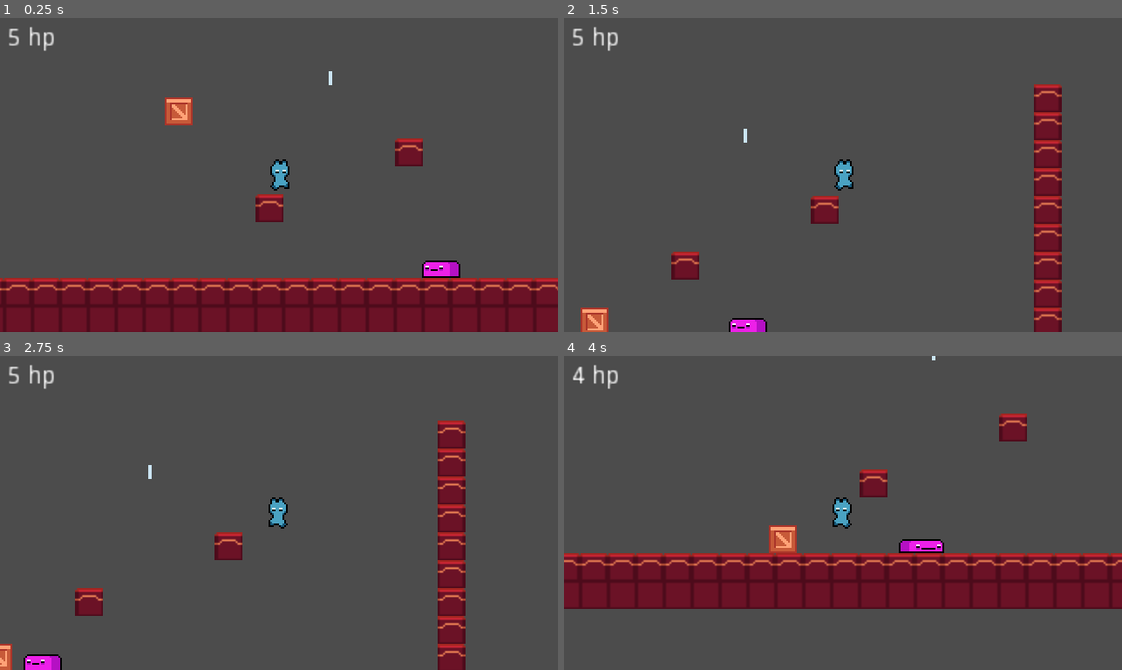
Above: before the commit, frames 1-4 (two rows, left to right).
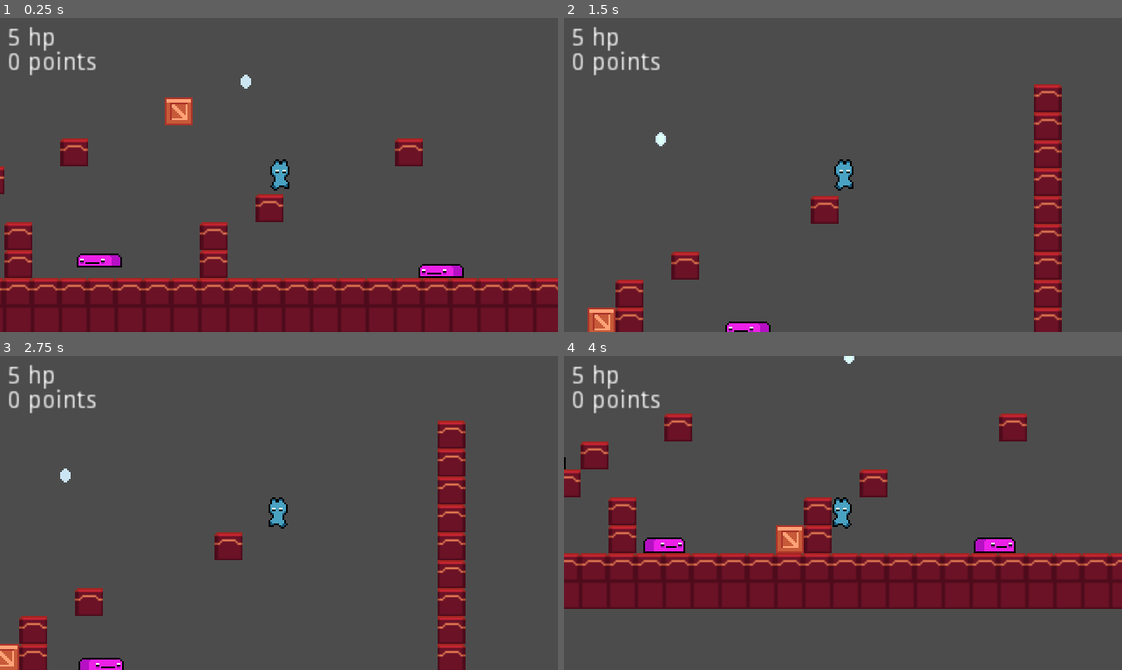
Above: after the commit, the same moments.

Repository: 1drturtle/gamedev
Game: Godot game, scene res://Game.tscn
The game is run twice, just before and just after one commit, with the same random seed, the same clock (stepped at 60 frames per second) and the same inputs.
Inputs:
- Up to frame 1 (0.25 s): no input
- Up to frame 2 (1.5 s): hold Right (ui_right) from 0.53 s (still down); tap Up (ui_up) at 0.77 s
- Up to frame 3 (2.75 s): tap Up (ui_up) at 1.52 s; release Right (ui_right) at 2.03 s; hold Left (ui_left) from 2.03 s (still down)
- Up to frame 4 (4 s): keep holding Left (ui_left); tap Up (ui_up) at 3.02, 3.77 s

The runs differ from the first frame. In frame 1, 3.3% of the frame differs, in the area x 0-84%, y 10-83%; in frame 2, 1.8%; in frame 3, 1.9%; in frame 4, 4.9%, in the area x 0-81%, y 0-63%.

Commit message:
stuff

Diff:
--- /dev/null
+++ b/Coin.gd
@@ -0,0 +1,6 @@
+extends Area2D
+
+
+func _on_Coin_body_entered(body):
+	body.score += 1
+	queue_free()
--- /dev/null
+++ b/Coin.tscn
@@ -0,0 +1,47 @@
+[gd_scene load_steps=9 format=2]
+
+[ext_resource path="res://Assets/World/Coin.png" type="Texture" id=1]
+[ext_resource path="res://Coin.gd" type="Script" id=2]
+
+[sub_resource type="AtlasTexture" id=1]
+atlas = ExtResource( 1 )
+region = Rect2( 0, 0, 10, 10 )
+
+[sub_resource type="AtlasTexture" id=2]
+atlas = ExtResource( 1 )
+region = Rect2( 10, 0, 10, 10 )
+
+[sub_resource type="AtlasTexture" id=3]
+atlas = ExtResource( 1 )
+region = Rect2( 20, 0, 10, 10 )
+
+[sub_resource type="AtlasTexture" id=4]
+atlas = ExtResource( 1 )
+region = Rect2( 30, 0, 10, 10 )
+
+[sub_resource type="SpriteFrames" id=5]
+animations = [ {
+"frames": [ SubResource( 1 ), SubResource( 2 ), SubResource( 3 ), SubResource( 4 ) ],
+"loop": true,
+"name": "default",
+"speed": 5.0
+} ]
+
+[sub_resource type="CapsuleShape2D" id=6]
+radius = 6.50423
+height = 0.203423
+
+[node name="Coin" type="Area2D"]
+collision_layer = 0
+collision_mask = 2
+script = ExtResource( 2 )
+
+[node name="AnimatedSprite" type="AnimatedSprite" parent="."]
+frames = SubResource( 5 )
+frame = 1
+playing = true
+
+[node name="CollisionShape2D" type="CollisionShape2D" parent="."]
+shape = SubResource( 6 )
+
+[connection signal="body_entered" from="." to="." method="_on_Coin_body_entered"]
--- /dev/null
+++ b/Crate.tscn
@@ -0,0 +1,19 @@
+[gd_scene load_steps=4 format=2]
+
+[ext_resource path="res://Assets/World/Crate.png" type="Texture" id=1]
+[ext_resource path="res://RigidBody2D.gd" type="Script" id=2]
+
+[sub_resource type="RectangleShape2D" id=1]
+extents = Vector2( 8.0135, 8.24961 )
+
+[node name="Crate" type="RigidBody2D"]
+position = Vector2( 51.761, 39.6564 )
+script = ExtResource( 2 )
+
+[node name="CollisionShape2D" type="CollisionShape2D" parent="."]
+position = Vector2( 0.125, 0.125 )
+shape = SubResource( 1 )
+
+[node name="Sprite" type="Sprite" parent="."]
+z_index = -999
+texture = ExtResource( 1 )
--- /dev/null
+++ b/Enemy.tscn
@@ -0,0 +1,61 @@
+[gd_scene load_steps=9 format=2]
+
+[ext_resource path="res://Assets/Characters/Enemy.png" type="Texture" id=1]
+[ext_resource path="res://Enemy.gd" type="Script" id=2]
+
+[sub_resource type="AtlasTexture" id=30]
+atlas = ExtResource( 1 )
+region = Rect2( 0, 0, 32, 26 )
+
+[sub_resource type="AtlasTexture" id=31]
+atlas = ExtResource( 1 )
+region = Rect2( 32, 0, 32, 26 )
+
+[sub_resource type="AtlasTexture" id=32]
+atlas = ExtResource( 1 )
+region = Rect2( 64, 0, 32, 26 )
+
+[sub_resource type="SpriteFrames" id=33]
+animations = [ {
+"frames": [ SubResource( 30 ), SubResource( 31 ), SubResource( 32 ) ],
+"loop": true,
+"name": "enemy_walk",
+"speed": 7.0
+} ]
+
+[sub_resource type="RectangleShape2D" id=34]
+extents = Vector2( 12.2836, 5.11745 )
+
+[sub_resource type="RectangleShape2D" id=35]
+extents = Vector2( 13.5214, 6.2644 )
+
+[node name="Enemy" type="KinematicBody2D"]
+position = Vector2( 214.955, 137.555 )
+collision_layer = 4
+script = ExtResource( 2 )
+
+[node name="AnimatedSprite" type="AnimatedSprite" parent="."]
+frames = SubResource( 33 )
+animation = "enemy_walk"
+frame = 1
+playing = true
+
+[node name="CollisionShape2D" type="CollisionShape2D" parent="."]
+position = Vector2( 0, 1 )
+shape = SubResource( 34 )
+
+[node name="FloorHit" type="RayCast2D" parent="."]
+position = Vector2( -12, 3 )
+enabled = true
+cast_to = Vector2( 0, 10 )
+
+[node name="Wall Hit" type="RayCast2D" parent="."]
+enabled = true
+cast_to = Vector2( -15, 0 )
+
+[node name="Hitbox" type="Area2D" parent="."]
+collision_layer = 0
+collision_mask = 8
+
+[node name="CollisionShape2D" type="CollisionShape2D" parent="Hitbox"]
+shape = SubResource( 35 )
--- a/Game.tscn
+++ b/Game.tscn
@@ -1,13 +1,11 @@
-[gd_scene load_steps=44 format=2]
+[gd_scene load_steps=29 format=2]
 
 [ext_resource path="res://Assets/World/TileMap.png" type="Texture" id=1]
 [ext_resource path="res://Assets/Characters/Player.png" type="Texture" id=2]
 [ext_resource path="res://Player.gd" type="Script" id=3]
-[ext_resource path="res://Assets/World/Crate.png" type="Texture" id=4]
-[ext_resource path="res://RigidBody2D.gd" type="Script" id=5]
-[ext_resource path="res://Assets/Characters/Enemy.png" type="Texture" id=6]
-[ext_resource path="res://Enemy.gd" type="Script" id=7]
-[ext_resource path="res://Assets/World/Coin.png" type="Texture" id=8]
+[ext_resource path="res://Crate.tscn" type="PackedScene" id=4]
+[ext_resource path="res://Enemy.tscn" type="PackedScene" id=6]
+[ext_resource path="res://Coin.tscn" type="PackedScene" id=8]
 
 [sub_resource type="ConvexPolygonShape2D" id=1]
 points = PoolVector2Array( 0, 0, 16, 0, 16, 16, 0, 16 )
@@ -177,38 +175,10 @@
 } ]
 0/z_index = 0
 
-[sub_resource type="AtlasTexture" id=18]
-atlas = ExtResource( 8 )
-region = Rect2( 0, 0, 10, 10 )
-
-[sub_resource type="AtlasTexture" id=19]
-atlas = ExtResource( 8 )
-region = Rect2( 10, 0, 10, 10 )
-
-[sub_resource type="AtlasTexture" id=20]
-atlas = ExtResource( 8 )
-region = Rect2( 20, 0, 10, 10 )
-
-[sub_resource type="AtlasTexture" id=21]
-atlas = ExtResource( 8 )
-region = Rect2( 30, 0, 10, 10 )
-
-[sub_resource type="SpriteFrames" id=22]
-animations = [ {
-"frames": [ SubResource( 18 ), SubResource( 19 ), SubResource( 20 ), SubResource( 21 ) ],
-"loop": true,
-"name": "default",
-"speed": 5.0
-} ]
-
-[sub_resource type="CapsuleShape2D" id=23]
-radius = 6.50423
-height = 0.203423
-
-[sub_resource type="RectangleShape2D" id=24]
+[sub_resource type="RectangleShape2D" id=18]
 extents = Vector2( 6.33166, 8.89275 )
 
-[sub_resource type="Animation" id=25]
+[sub_resource type="Animation" id=19]
 length = 0.1
 loop = true
 tracks/0/type = "value"
@@ -256,57 +226,22 @@
 "values": [ 1, 2, 3, 4, 5, 0 ]
 }
 
-[sub_resource type="RectangleShape2D" id=34]
+[sub_resource type="RectangleShape2D" id=22]
 extents = Vector2( 7.07021, 10.7124 )
-
-[sub_resource type="RectangleShape2D" id=28]
-extents = Vector2( 8.0135, 8.24961 )
-
-[sub_resource type="AtlasTexture" id=29]
-atlas = ExtResource( 6 )
-region = Rect2( 0, 0, 32, 26 )
-
-[sub_resource type="AtlasTexture" id=30]
-atlas = ExtResource( 6 )
-region = Rect2( 32, 0, 32, 26 )
-
-[sub_resource type="AtlasTexture" id=31]
-atlas = ExtResource( 6 )
-region = Rect2( 64, 0, 32, 26 )
-
-[sub_resource type="SpriteFrames" id=32]
-animations = [ {
-"frames": [ SubResource( 29 ), SubResource( 30 ), SubResource( 31 ) ],
-"loop": true,
-"name": "enemy_walk",
-"speed": 7.0
-} ]
-
-[sub_resource type="RectangleShape2D" id=33]
-extents = Vector2( 12.2836, 5.11745 )
-
-[sub_resource type="RectangleShape2D" id=35]
-extents = Vector2( 13.5214, 6.2644 )
 
 [node name="Game" type="Node2D" groups=[
 "bodies",
 ]]
+position = Vector2( -71.0709, 21.1777 )
 
 [node name="TileMap" type="TileMap" parent="."]
 tile_set = SubResource( 17 )
 cell_size = Vector2( 16, 16 )
 format = 1
-tile_data = PoolIntArray( 19, 536870912, 0, 65555, 536870912, 0, 131091, 536870912, 0, 196627, 536870912, 0, 262155, 0, 0, 262163, 536870912, 0, 327699, 536870912, 0, 393222, 0, 0, 393235, 536870912, 0, 458771, 536870912, 0, 524307, 536870912, 0, 655351, 53687 …(1375 unchanged characters)…
-
-[node name="Coin" type="Area2D" parent="."]
-position = Vector2( 138.659, 29.5047 )
-
-[node name="AnimatedSprite" type="AnimatedSprite" parent="Coin"]
-frames = SubResource( 22 )
-playing = true
-
-[node name="CollisionShape2D" type="CollisionShape2D" parent="Coin"]
-shape = SubResource( 23 )
+tile_data = PoolIntArray( 19, 536870912, 0, 65555, 536870912, 0, 131091, 536870912, 0, 196627, 536870912, 0, 327679, 0, 0, 262155, 0, 0, 262163, 536870912, 0, 393212, 0, 0, 327699, 536870912, 0, 458746, 0, 0, 458747, 0, 0, 393222, 0, 0, 393235, 536870912, 0, 524281, 0, 0, 524285, 0, 0, 458756, 0, 0, 458771, 536870912, 0, 589817, 0, 0, 589821, 0, 0, 524292, 0, 0, 524307, 536870912, 0, 655351, 53687 …(1375 unchanged characters)…
+
+[node name="Coin" parent="." instance=ExtResource( 8 )]
+position = Vector2( 90.0949, 31.5871 )
 
 [node name="Player" type="KinematicBody2D" parent="."]
 position = Vector2( 109.338, 78.2971 )
@@ -349,47 +284,24 @@
 "_edit_use_anchors_": false
 }
 
-[node name="Crate" type="RigidBody2D" parent="."]
-position = Vector2( 51.761, 39.6564 )
-script = ExtResource( 5 )
-
-[node name="CollisionShape2D" type="CollisionShape2D" parent="Crate"]
-position = Vector2( 0.125, 0.125 )
-shape = SubResource( 28 )
-
-[node name="Sprite" type="Sprite" parent="Crate"]
-z_index = -999
-texture = ExtResource( 4 )
-
-[node name="Enemy" type="KinematicBody2D" parent="."]
-position = Vector2( 214.955, 137.555 )
-collision_layer = 4
-script = ExtResource( 7 )
-
-[node name="AnimatedSprite" type="AnimatedSprite" parent="Enemy"]
-frames = SubResource( 32 )
-animation = "enemy_walk"
-frame = 2
-playing = true
-
-[node name="CollisionShape2D" type="CollisionShape2D" parent="Enemy"]
-position = Vector2( 0, 1 )
-shape = SubResource( 33 )
-
-[node name="FloorHit" type="RayCast2D" parent="Enemy"]
-position = Vector2( -12, 3 )
-enabled = true
-cast_to = Vector2( 0, 10 )
-
-[node name="Wall Hit" type="RayCast2D" parent="Enemy"]
-enabled = true
-cast_to = Vector2( -15, 0 )
-
-[node name="Hitbox" type="Area2D" parent="Enemy"]
-collision_layer = 0
-collision_mask = 8
-
-[node name="CollisionShape2D" type="CollisionShape2D" parent="Enemy/Hitbox"]
-shape = SubResource( 35 )
+[node name="Player Score" type="Label" parent="Player"]
+margin_left = -156.123
+margin_top = -71.1532
+margin_right = -104.123
+margin_bottom = -57.1532
+text = "0 points"
+__meta__ = {
+"_edit_use_anchors_": false
+}
+
+[node name="Crate" parent="." instance=ExtResource( 4 )]
+
+[node name="Enemy" parent="." instance=ExtResource( 6 )]
+
+[node name="Enemy3" parent="." instance=ExtResource( 6 )]
+position = Vector2( 7.37935, 125.143 )
+
+[node name="Enemy2" parent="." instance=ExtResource( 6 )]
+position = Vector2( -79.4555, 84.689 )
 
 [connection signal="area_entered" from="Player/Hurtbox" to="Player" method="_on_Hurtbox_area_entered"]
--- a/Player.gd
+++ b/Player.gd
@@ -7,6 +7,8 @@
 var jump_force = 120
 var die = 0
 
+var score = 0
+
 export var friction = 0.15
 export var max_speed = 80
 export var jumps = 3
@@ -15,6 +17,8 @@
 onready var sprite = $Sprite
 onready var animation_player = $"Player Animation"
 onready var hp_label = $"Player HP"
+onready var score_label = $"Player Score"
+onready var crateInstance = preload("res://Crate.tscn")
 
 func _physics_process(delta):
 	var x_input = Input.get_action_strength('ui_right') - Input.get_action_strength('ui_left')
@@ -41,7 +45,10 @@
 
 	velocity = move_and_slide(velocity, Vector2.UP, false, 4, PI/4, true)
 
+	# update label
+	score_label.text = str(score) + " points"
+	hp_label.text = str(hp) + " hp"
+
 
 func _on_Hurtbox_area_entered(area):
 	hp -= 1
-	hp_label.text = str(hp) + " hp"
Not shown: 4 places in Game.tscn that only renumber resources
